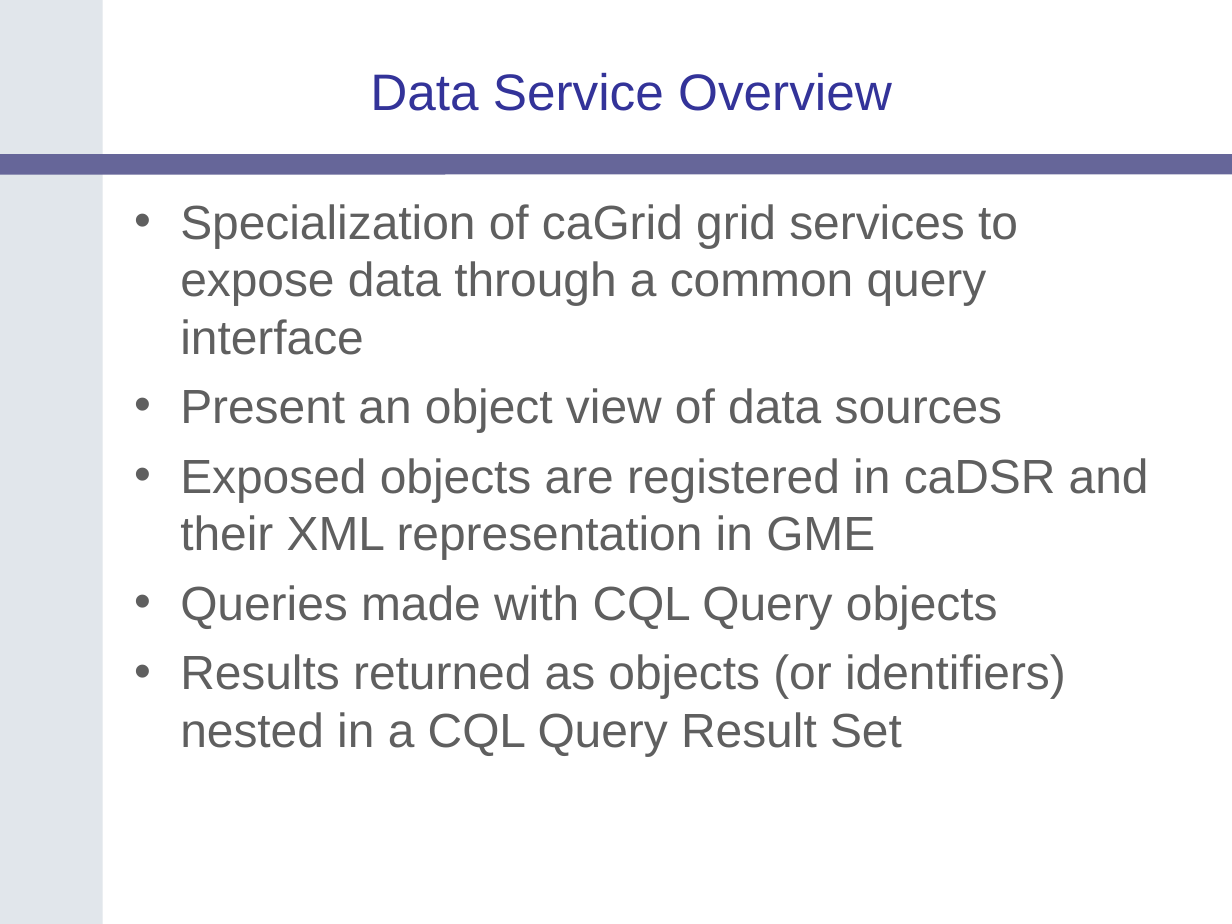
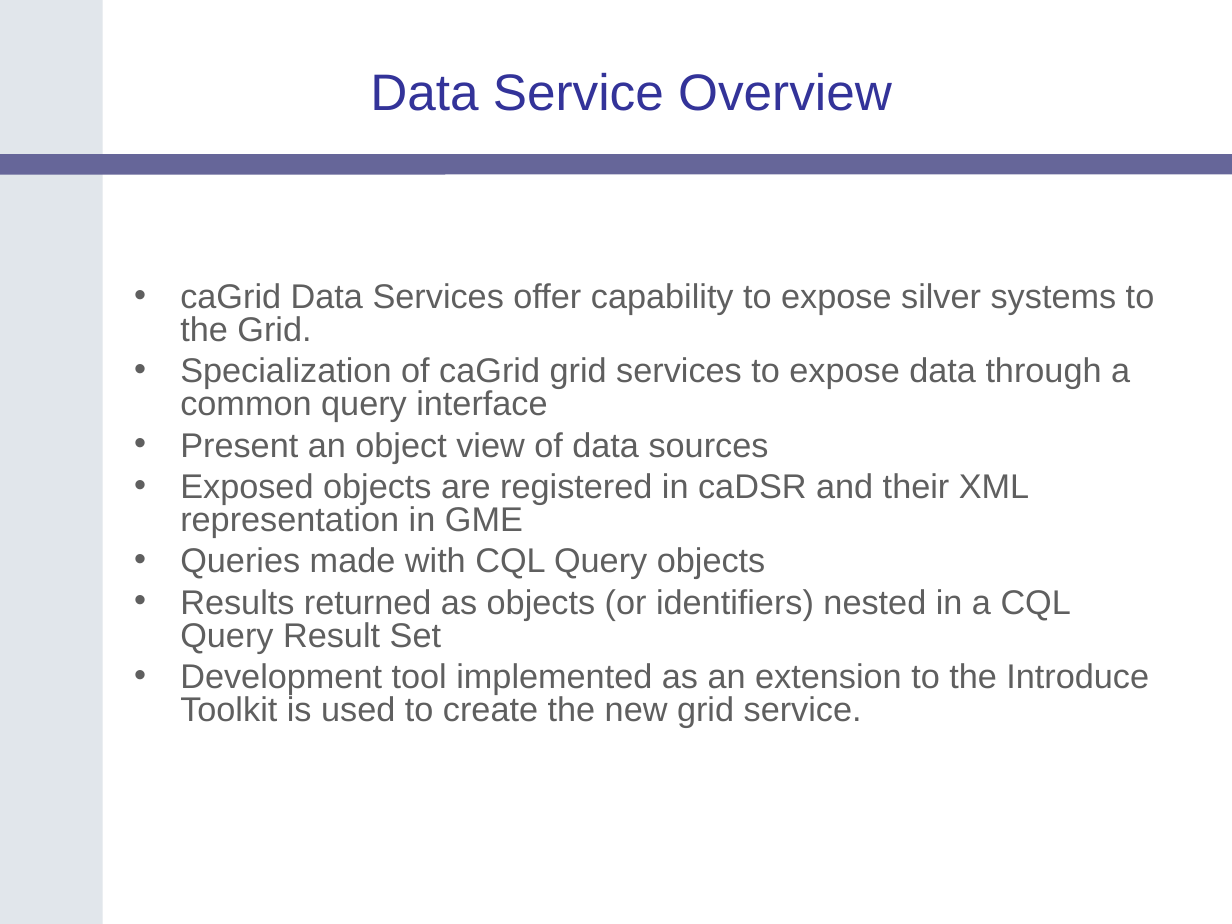
Before and after one commit to NCIP/cagrid-portal, a slide deck: slide 2 of cagrid-1-0/Documentation/presentations/200607_VCDE_ARCH/caGrid-1.0_Beta_Data-Services.ppt. Drawn at 1232x924 pixels with LibreOffice and Linux fonts; fonts in the diff are those of the drawing; background and template pictures are left out. Boxes give left, top, right and bottom in pixels: in the first picture for what was removed or moved away, otherwise in the second. Text is boxed around its words. In the diff, an @@ line names an element or a change of style, - is before the commit and + after.

```diff
--- a/cagrid-1-0/Documentation/presentations/200607_VCDE_ARCH/caGrid-1.0_Beta_Data-Services.ppt
+++ b/cagrid-1-0/Documentation/presentations/200607_VCDE_ARCH/caGrid-1.0_Beta_Data-Services.ppt
@@ text at bbox=[180, 283, 1155, 342]: paragraph added @@
+• caGrid Data Services offer capability to expose silver systems to the Grid.
@@ text at bbox=[180, 357, 1130, 653]: size 28 to 20 pt in "Specialization of caGrid grid services to expose ...", "Present an object view of data sources", "Exposed objects are registered in caDSR and ...", "Queries made with CQL Query objects" and 1 more places; line spacing 1 to 0.8; less space between paragraphs @@
@@ text at bbox=[180, 663, 1149, 727]: paragraph added @@
+• Development tool implemented as an extension to the Introduce Toolkit is used to create the new grid service.
```
Also in this commit, not shown: 3 other slides changed, 1 slide added, 8 slides removed.
